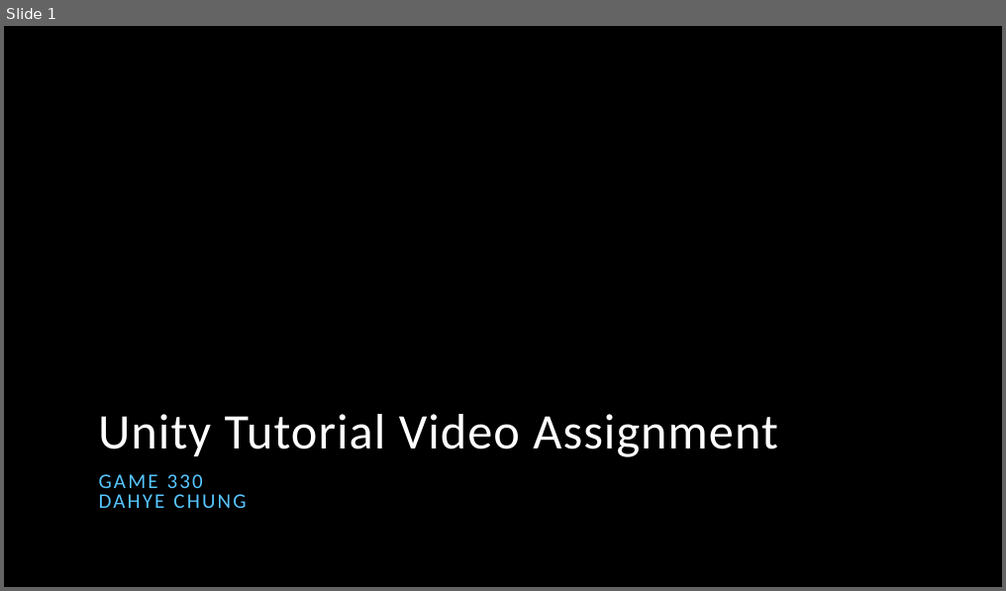
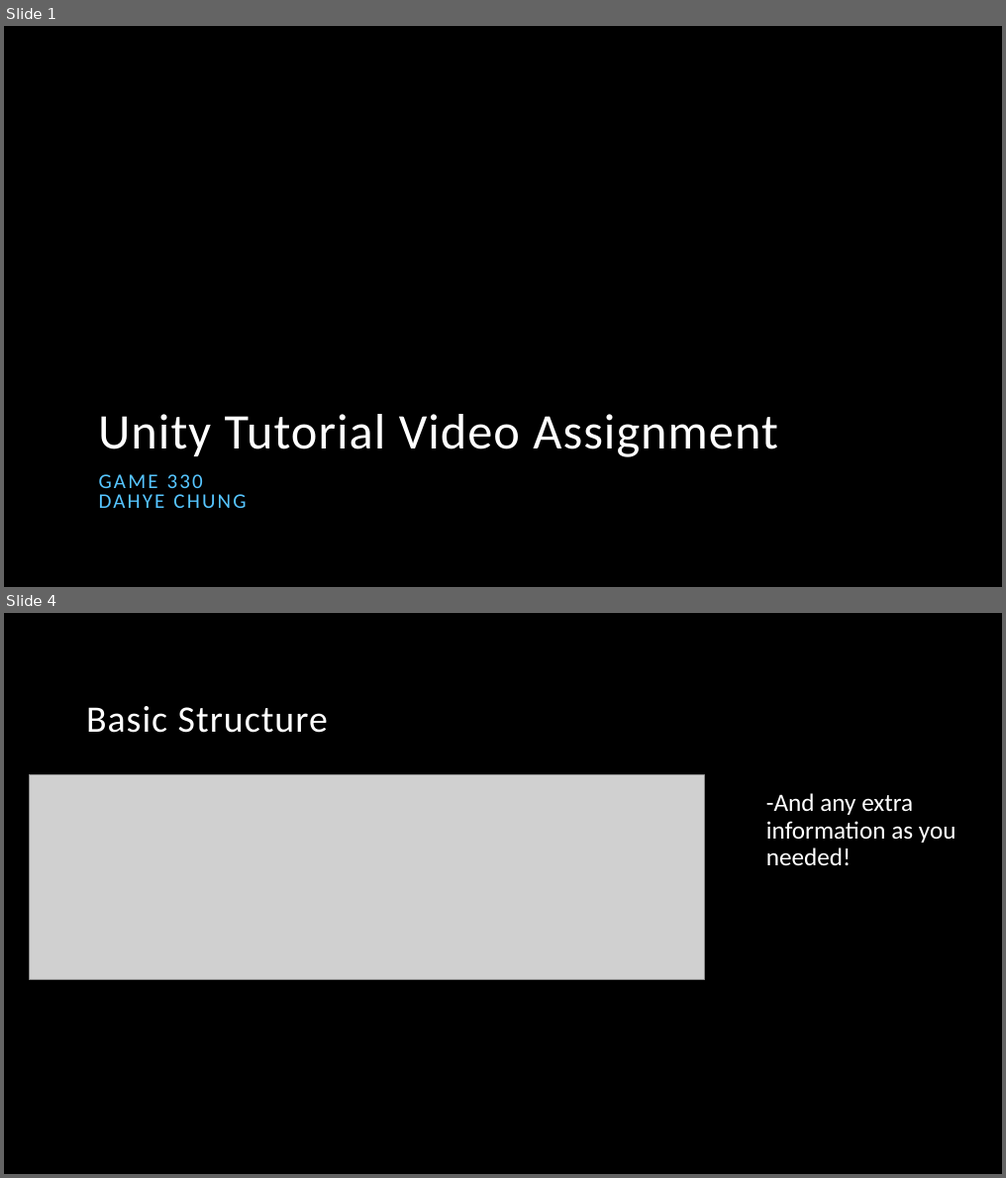
Before and after one commit to DahyeChung/2023Fall, a slide deck: Game 330 Unity/Unity Tutorial/Scriptable Object Tutorial.pptx. Shown one above the other, each under a label of ours: slide 1 before the commit, slides 1 and 4 after it; the slides between them are not shown. The pictures are 1006x591 and 1006x1178 pixels, drawn with LibreOffice and Linux fonts; fonts in the diff are those of the drawing; grey boxes stand for pictures; background and template pictures are left out. Boxes give left, top, right and bottom in pixels: in the first picture for what was removed or moved away, otherwise in the second. Text is boxed around its words. In the diff, an @@ line names an element or a change of style, - is before the commit and + after.

```diff
--- a/Game 330 Unity/Unity Tutorial/Scriptable Object Tutorial.pptx
+++ b/Game 330 Unity/Unity Tutorial/Scriptable Object Tutorial.pptx
@@ slide 4 added at (4, 613, 1002, 1174), background picture (left out) @@
@@ title added at (86, 706, 328, 733), 36 pt, text #FFFFFF @@
+Basic Structure
@@ picture added at (29, 775, 704, 980) @@
@@ text added at (766, 793, 956, 865), 24 pt, text #FFFFFF @@
+-And any extra information as you needed!
```
Also in this commit, not shown: 1 slide changed, 7 other slides added, 5 slides removed, 3 other files.
